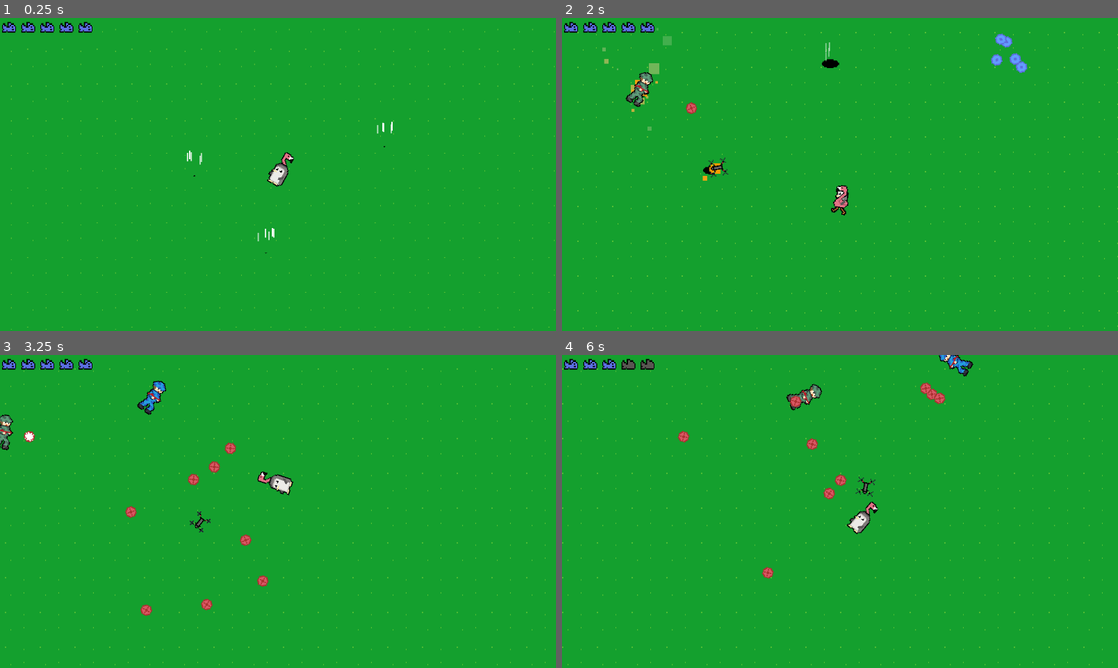
Above: before the commit, frames 1-4 (two rows, left to right).
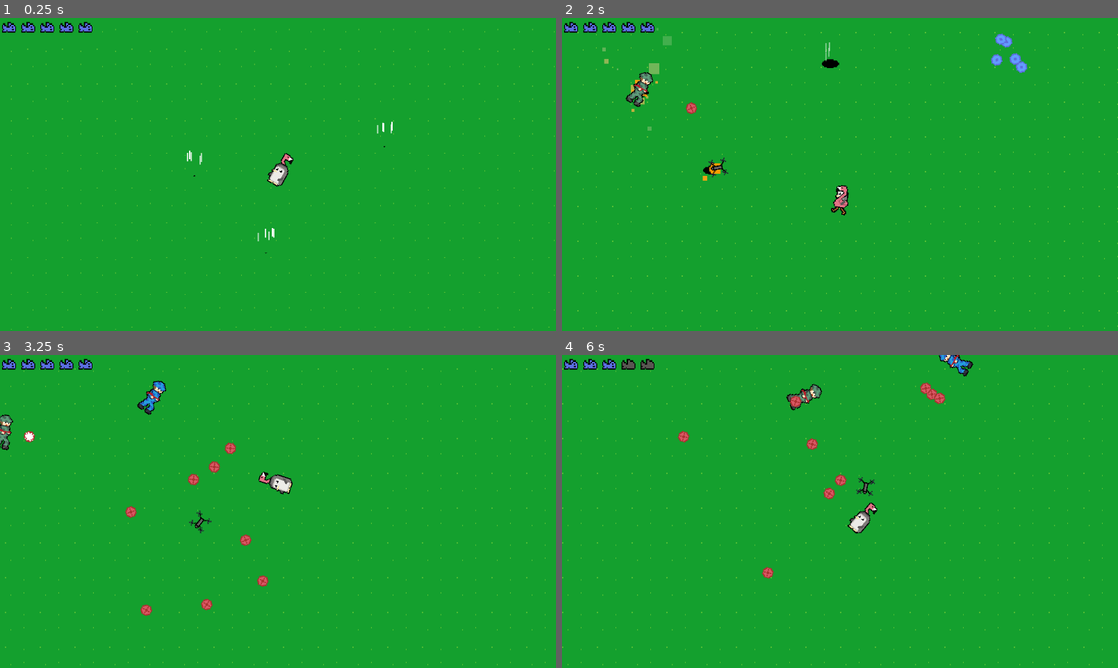
Above: after the commit, the same moments.

Repository: wladi0097/PenMingo
Game: Godot game, scene res://worlds/Debug.tscn
Two runs of this game, one before a commit and one after it. Both use one fixed random seed, a clock stepped at 60 frames per second and the inputs below. This scene is started directly instead of the project's main scene.
Inputs (mouse positions are in pixels of both pictures, inside the frame that each line leads up to):
- Up to frame 1 (0.25 s): no input
- Up to frame 2 (2 s): move the mouse to (962, 158) at 0.52 s; press the mouse at (962, 158) at 0.53 s; hold D (right) 0.53-1.28 s; move the mouse to (728, 190) at 1.27 s; release the mouse at (728, 190) at 1.28 s; hold S (down) from 1.28 s (still down); right-click (728, 190) at 1.35 s
- Up to frame 3 (3.25 s): move the mouse to (333, 442) at 2.02 s; release S (down) at 2.03 s; press the mouse at (333, 442) at 2.03 s; hold D (right) 2.03-2.78 s; move the mouse to (250, 574) at 2.77 s; release the mouse at (250, 574) at 2.78 s; hold W (up) from 2.78 s (still down); right-click (250, 574) at 2.85 s
- Up to frame 4 (6 s): move the mouse to (1006, 558) at 3.52 s; release W (up) at 3.53 s; press the mouse at (1006, 558) at 3.53 s; hold A (left) 3.53-5.03 s; move the mouse to (673, 464) at 4.27 s; release the mouse at (673, 464) at 4.28 s; right-click (673, 464) at 4.35 s; move the mouse to (867, 511) at 5.02 s; press the mouse at (867, 511) at 5.03 s; hold S (down) 5.03-5.78 s; move the mouse to (756, 433) at 5.77 s; release the mouse at (756, 433) at 5.78 s; hold D (right) from 5.78 s (still down); right-click (756, 433) at 5.85 s

The runs differ from the first frame. In frame 1, less than 0.1% of the frame differs, in the area x 48-53%, y 42-53%; in frame 2, less than 0.1%; in frame 3, 0.1%; in frame 4, 0.2%, in the area x 42-72%, y 0-58%.

Commit message:
game feel improvements

Diff:
--- a/entities/Player.gd
+++ b/entities/Player.gd
@@ -68,6 +68,9 @@
 	rotateSpriteAccoringToMouse()
 
 func _input(event):
+	if isDead:
+		return
+
 	if event.is_action_pressed("action"):
 		if currentplayerType == PLAYER_TYPES.FLAMINGO:
 			flamingoShot()
@@ -244,6 +247,7 @@
 	pickupText.text = content
 	pickupTextAnimationPlayer.play("pickup")
 
+
 onready var hpContainer := $CanvasLayer/Control/HpContainer
 onready var hpFilledIcon := $CanvasLayer/Control/preload/HpFilled
 onready var hpEmptyIcon := $CanvasLayer/Control/preload/HpEmpty
--- a/entities/Player.tscn
+++ b/entities/Player.tscn
@@ -21,6 +21,7 @@
 
 [sub_resource type="Animation" id=26]
 resource_name = "pickup"
+length = 1.8
 tracks/0/type = "value"
 tracks/0/path = NodePath("../CanvasLayer/Control/PickUpText:visible")
 tracks/0/interp = 1
@@ -28,7 +29,7 @@
 tracks/0/imported = false
 tracks/0/enabled = true
 tracks/0/keys = {
-"times": PoolRealArray( 0, 0.02, 0.99 ),
+"times": PoolRealArray( 0, 0.02, 1.8 ),
 "transitions": PoolRealArray( 1, 1, 1 ),
 "update": 1,
 "values": [ false, true, false ]
@@ -40,7 +41,7 @@
 tracks/1/imported = false
 tracks/1/enabled = true
 tracks/1/keys = {
-"times": PoolRealArray( 0, 0.2, 0.8, 1 ),
+"times": PoolRealArray( 0, 0.2, 1.5, 1.8 ),
 "transitions": PoolRealArray( 1, 1, 1, 1 ),
 "update": 0,
 "values": [ Color( 1, 1, 1, 0 ), Color( 1, 1, 1, 1 ), Color( 1, 1, 1, 1 ), Color( 1, 1, 1, 0 ) ]
@@ -284,6 +285,7 @@
 [node name="flamingoIdle" type="AnimatedSprite" parent="FlamingoSprite"]
 position = Vector2( 0, -6 )
 frames = SubResource( 19 )
+frame = 1
 playing = true
 
 [node name="flamingoAttack" type="Sprite" parent="FlamingoSprite"]
@@ -297,13 +299,11 @@
 visible = false
 position = Vector2( 0, -6 )
 frames = SubResource( 13 )
-frame = 1
 playing = true
 
 [node name="penguinIdle" type="AnimatedSprite" parent="PenguinSprite"]
 position = Vector2( -5.36442e-07, -6 )
 frames = SubResource( 7 )
-frame = 1
 playing = true
 
 [node name="penguinAttack" type="AnimatedSprite" parent="PenguinSprite"]
@@ -316,7 +316,6 @@
 [node name="penguinIdleBackpack" type="AnimatedSprite" parent="PenguinSprite"]
 position = Vector2( 0, -6 )
 frames = SubResource( 10 )
-frame = 1
 playing = true
 
 [node name="penguinShot" type="Position2D" parent="."]
@@ -412,20 +411,25 @@
 
 [node name="PickUpText" type="Label" parent="CanvasLayer/Control"]
 visible = false
+modulate = Color( 1, 1, 1, 0 )
 anchor_top = 1.0
 anchor_right = 1.0
 anchor_bottom = 1.0
-margin_top = -96.0
-margin_bottom = -64.0
+margin_top = -492.0
+margin_bottom = -460.0
 custom_colors/font_color = Color( 1, 0.584314, 0, 1 )
 custom_colors/font_color_shadow = Color( 1, 1, 1, 1 )
 custom_fonts/font = ExtResource( 13 )
 text = "Pickup"
 align = 1
 valign = 1
+__meta__ = {
+"_edit_use_anchors_": false
+}
 
 [node name="Death" type="ColorRect" parent="CanvasLayer"]
 visible = false
+modulate = Color( 1, 1, 1, 0 )
 anchor_right = 1.0
 anchor_bottom = 1.0
 color = Color( 0.184314, 0.188235, 0.211765, 0.929412 )
--- a/entities/RunnerEnemy.tscn
+++ b/entities/RunnerEnemy.tscn
@@ -99,6 +99,7 @@
 [node name="AnimatedSprite" type="AnimatedSprite" parent="."]
 rotation = 2.68933
 frames = SubResource( 5 )
+frame = 1
 playing = true
 
 [node name="CollisionShape2D" type="CollisionShape2D" parent="."]
--- a/entities/ShootEnemy.tscn
+++ b/entities/ShootEnemy.tscn
@@ -130,7 +130,7 @@
 tracks/1/imported = false
 tracks/1/enabled = true
 tracks/1/keys = {
-"times": PoolRealArray( -0.0220326, 0.00318249, 0.1 ),
+"times": PoolRealArray( 0, 0.016057, 0.1 ),
 "transitions": PoolRealArray( 1, 1, 1 ),
 "update": 0,
 "values": [ Color( 1, 1, 1, 1 ), Color( 1, 0, 0, 1 ), Color( 1, 1, 1, 1 ) ]
@@ -145,24 +145,24 @@
 [node name="regularAttackSprite" type="AnimatedSprite" parent="."]
 visible = false
 frames = SubResource( 5 )
+frame = 1
 playing = true
 
 [node name="regularMoveSprite" type="AnimatedSprite" parent="."]
 visible = false
 frames = SubResource( 13 )
-frame = 5
+frame = 3
 playing = true
 
 [node name="shotgunAttackSprite" type="AnimatedSprite" parent="."]
 visible = false
 frames = SubResource( 16 )
-frame = 1
 playing = true
 
 [node name="shotgunMoveSprite" type="AnimatedSprite" parent="."]
 visible = false
 frames = SubResource( 23 )
-frame = 5
+frame = 3
 playing = true
 
 [node name="CollisionShape2D" type="CollisionShape2D" parent="."]
--- a/entities/SniperBullet.gd
+++ b/entities/SniperBullet.gd
@@ -23,6 +23,7 @@
 			body.hit(self, dmg)
 
 	yield(animations, "animation_finished")
+	queue_free()
 
 func regularShot(body):
 	if body is KinematicBody2D:
--- a/scripts/DoorSpawnSystem.gd
+++ b/scripts/DoorSpawnSystem.gd
@@ -48,6 +48,7 @@
 		instance.spawnNode = self
 		instance.global_position = point.global_position
 		add_child(instance)
+
 		aliveEnemies += 1
 
 func startOfFight():
